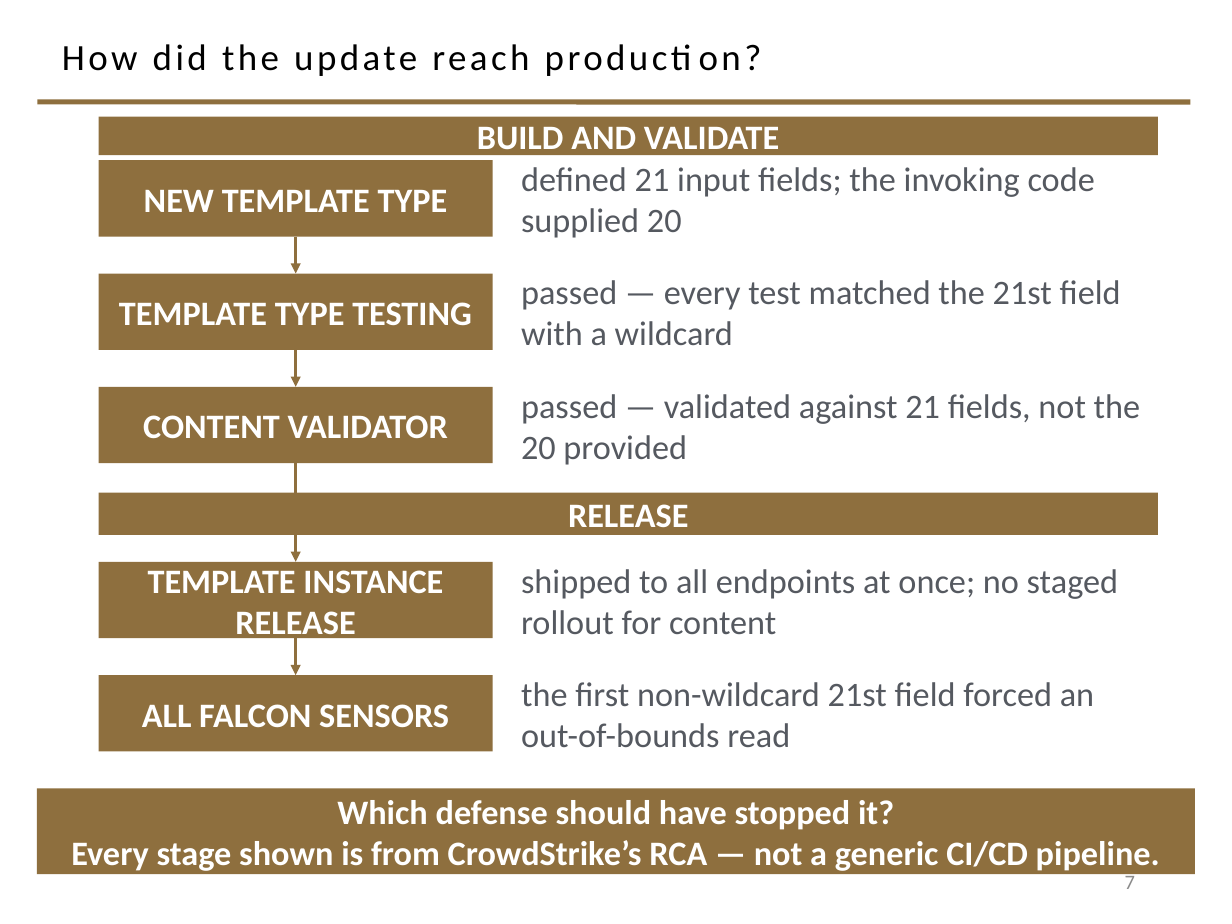
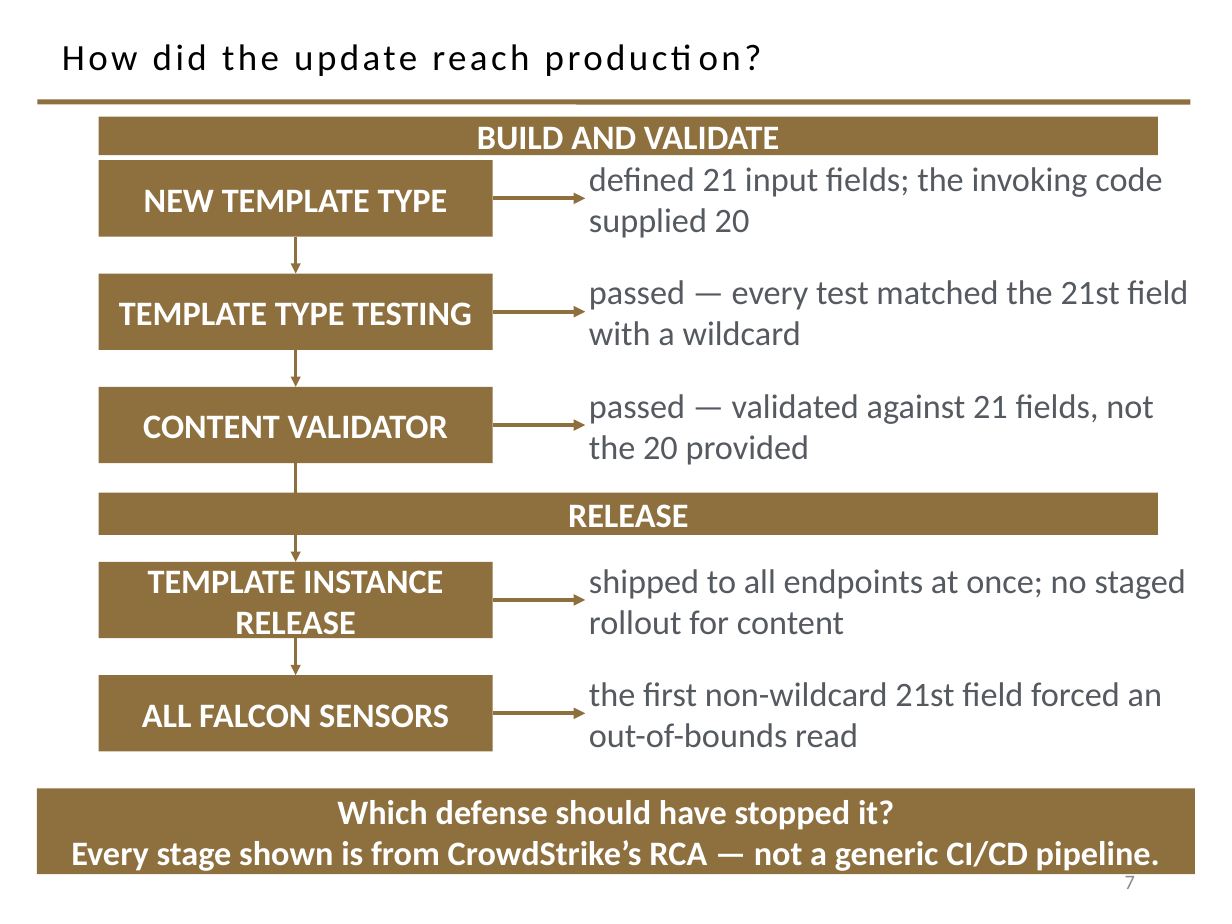
Before and after one commit to davisjam/model-based-agentic-software-engineering, a slide deck: slide 7 of book/_design/2-4-redux-build/2-4-redux-WIP.pptx. Drawn at 1232x924 pixels with LibreOffice and Linux fonts; fonts in the diff are those of the drawing; background and template pictures are left out. Boxes give left, top, right and bottom in pixels: in the first picture for what was removed or moved away, otherwise in the second. Text is boxed around its words. In the diff, an @@ line names an element or a change of style, - is before the commit and + after.

```diff
--- a/book/_design/2-4-redux-build/2-4-redux-WIP.pptx
+++ b/book/_design/2-4-redux-build/2-4-redux-WIP.pptx
@@ text "defined 21 input fields; the ...": place and size @@
-text "defined 21 input fields; the ..." at (521, 167, 1095, 238)
+text "defined 21 input fields; the ..." at (589, 167, 1162, 238)
@@ arrow added from (493, 198) to (585, 198), #8E6F3E 2.25 pt @@
@@ text "passed — every test matched ...": place and size @@
-text "passed — every test matched ..." at (521, 280, 1121, 345)
+text "passed — every test matched ..." at (589, 280, 1188, 345)
@@ arrow added from (493, 312) to (585, 312), #8E6F3E 2.25 pt @@
@@ text "passed — validated against 21 ..." rewrapped from (521, 394, 1140, 465) to (589, 394, 1153, 465) @@
@@ arrow added from (493, 425) to (585, 425), #8E6F3E 2.25 pt @@
@@ text "shipped to all endpoints at ...": place and size @@
-text "shipped to all endpoints at ..." at (521, 569, 1118, 634)
+text "shipped to all endpoints at ..." at (589, 569, 1186, 634)
@@ arrow added from (493, 600) to (585, 600), #8E6F3E 2.25 pt @@
@@ text "the first non-wildcard 21st field ...": place and size @@
-text "the first non-wildcard 21st field ..." at (521, 682, 1094, 747)
+text "the first non-wildcard 21st field ..." at (589, 682, 1162, 747)
@@ arrow added from (493, 713) to (585, 713), #8E6F3E 2.25 pt @@
```
Also in this commit, not shown: 10 other slides changed, 2 other files.
